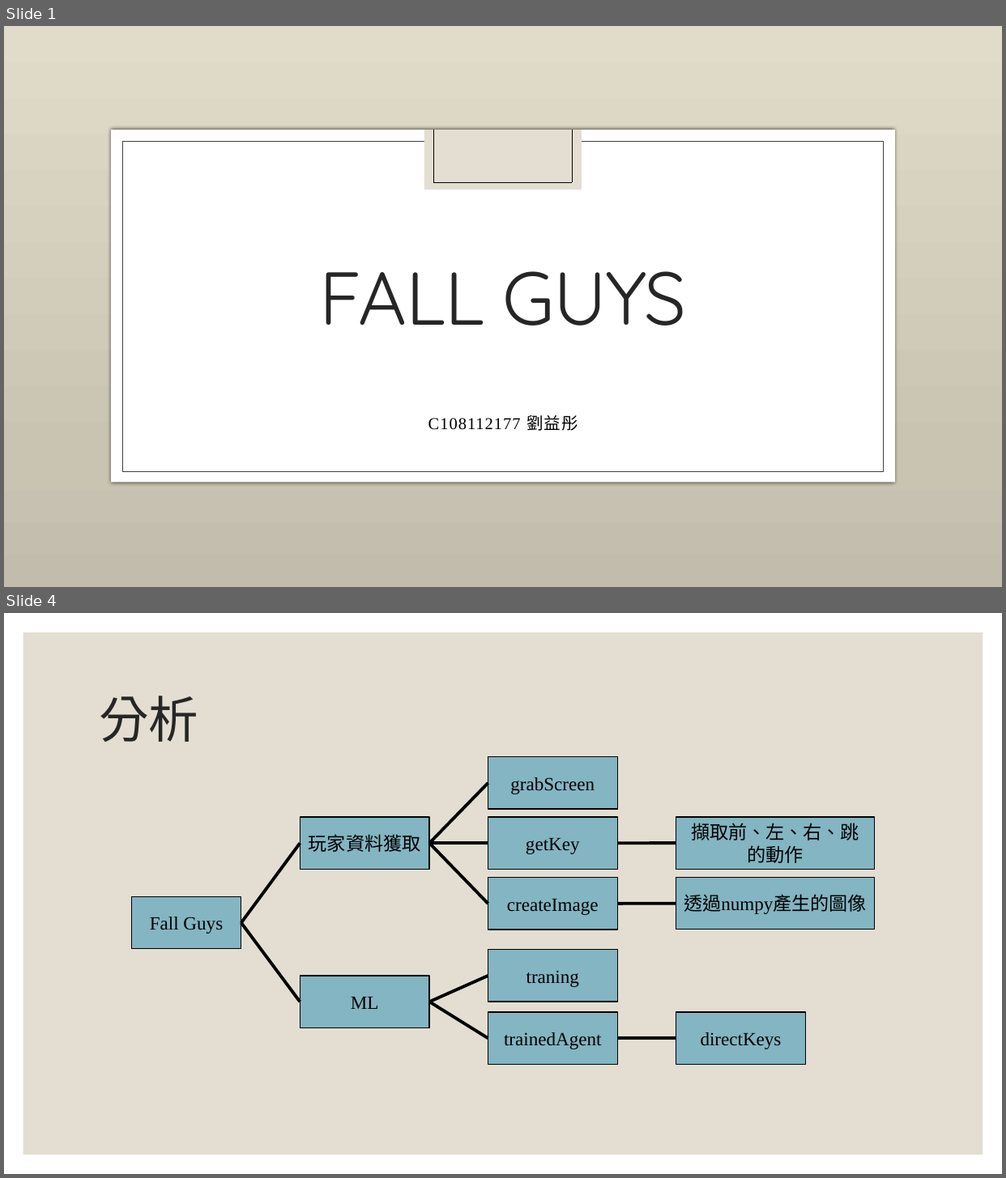
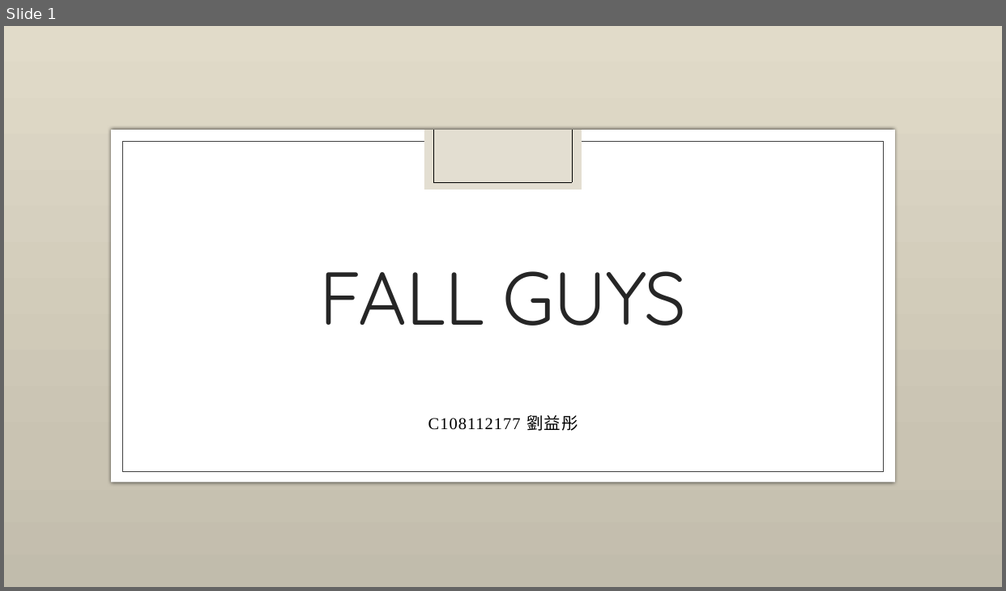
Before and after one commit to San-Zero/ML_homework, a slide deck: Fall-guys-ML.pptx. Shown one above the other, each under a label of ours: slides 1 and 4 before the commit, slide 1 after it; the slides between them are not shown. The pictures are 1006x1178 and 1006x591 pixels, drawn with LibreOffice and Linux fonts; fonts in the diff are those of the drawing; background and template pictures are left out. Boxes give left, top, right and bottom in pixels: in the first picture for what was removed or moved away, otherwise in the second. Text is boxed around its words. In the diff, an @@ line names an element or a change of style, - is before the commit and + after.

```diff
--- a/Fall-guys-ML.pptx
+++ b/Fall-guys-ML.pptx
@@ slide 4 removed at [4, 613, 1002, 1174], background #FFFFFF @@
@@ rectangle removed at [23, 632, 983, 1155] @@
@@ title removed at [99, 696, 198, 742] @@
-分析
@@ group removed at [131, 756, 875, 1065]: 11 rectangles, 10 lines @@
-Fall Guys
-玩家資料獲取
-grabScreen
-getKey
-createImage
-擷取前、左、右、跳的動作
-透過numpy產生的圖像
-ML
-trainedAgent
-traning
-directKeys
```
Also in this commit, not shown: 3 slides changed, 9 slides added, 2 other slides removed.
